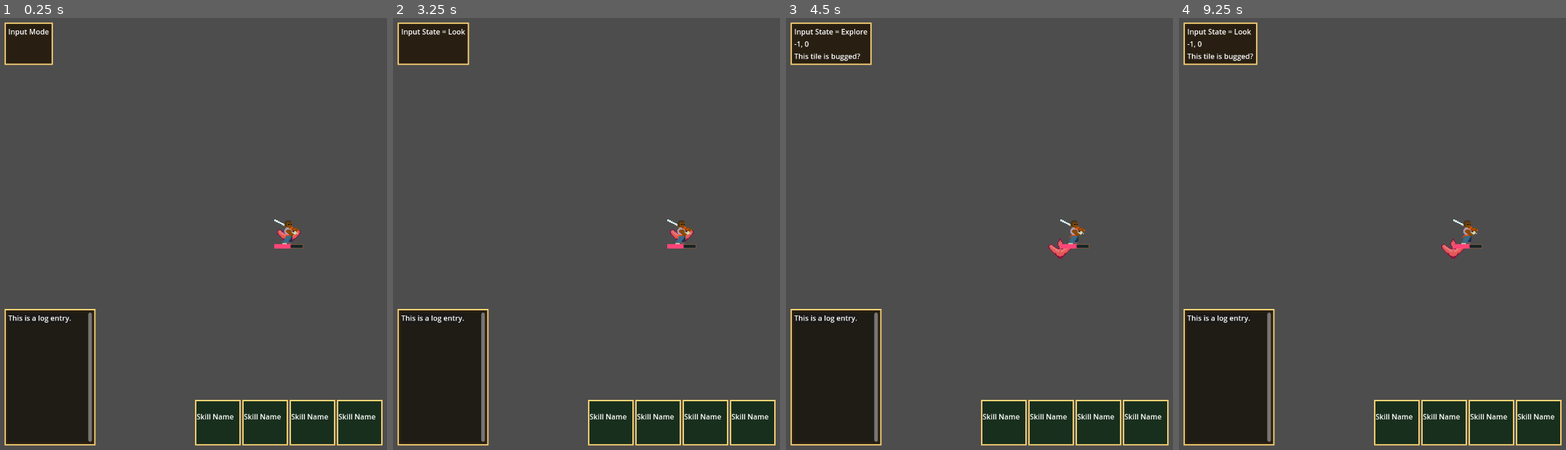
Above: before the commit, frames 1-4 (left to right).
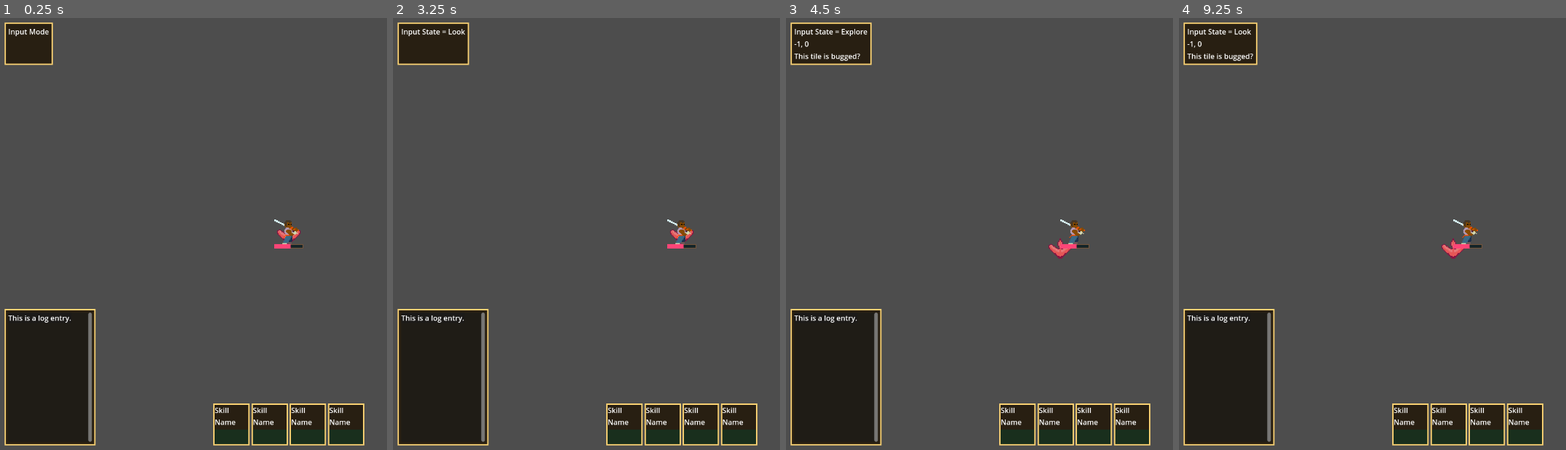
Above: after the commit, the same moments.

Repository: OttoElomaa/godot-4-roguelike-knights
Game: Godot game, scene res://Scenes/world.tscn
The game is run twice, just before and just after one commit, with the same random seed, the same clock (stepped at 60 frames per second) and the same inputs. This scene is started directly instead of the project's main scene.
Inputs (mouse positions are in pixels of both pictures, inside the frame that each line leads up to):
- Up to frame 1 (0.25 s): no input
- Up to frame 2 (3.25 s): tap Enter at 0.5, 2 s; hold Right (ui_right) 0.53-1.28 s; tap 1 (1) at 0.6 s; tap 2 (2) at 0.8, 1.35 s; tap Space at 1.25, 2.75 s; move the mouse to (567, 255) at 1.27 s; hold Down (ui_down) 1.28-2.03 s; tap 3 (3) at 1.55, 2.1 s; move the mouse to (741, 138) at 2.02 s; hold Right (ui_right) 2.03-2.78 s; tap 4 (4) at 2.3, 2.85 s; move the mouse to (652, 320) at 2.77 s; hold Up (ui_up) from 2.78 s (still down); tap L (L) at 3.05 s
- Up to frame 3 (4.5 s): tap Enter at 3.5 s; move the mouse to (outside the picture) at 3.52 s; release Up (ui_up) at 3.53 s; hold Left (ui_left) from 3.53 s (still down); tap L (L) at 3.6 s; tap O (O) at 3.8, 4.35 s; tap Space at 4.25 s; move the mouse to (902, 169) at 4.27 s
- Up to frame 4 (9.25 s): tap P (P) at 4.55, 5.1 s; move the mouse to (1496, 234) at 5.02 s; release Left (ui_left) at 5.03 s; hold Down (ui_down) 5.03-5.78 s; tap U (u) at 5.3, 5.85 s; move the mouse to (1380, 126) at 5.77 s; hold Right (ui_right) 5.78-6.53 s; tap 1 (1) at 6.05, 6.6 s; move the mouse to (outside the picture) at 6.52 s; hold Up (ui_up) 6.53-7.28 s; tap 2 (2) at 6.8, 7.35 s; move the mouse to (1353, 255) at 7.27 s; hold Right (ui_right) 7.28-8.03 s; tap 3 (3) at 7.55, 8.1 s; move the mouse to (1527, 138) at 8.02 s; hold Down (ui_down) 8.03-8.78 s; tap 4 (4) at 8.3, 8.85 s; move the mouse to (1438, 320) at 8.77 s; hold Left (ui_left) from 8.78 s (still down); tap L (L) at 9.05 s

The runs differ from the first frame. In frame 1, 2.5% of the frame differs, in the area x 50-99%, y 88-99%; in frame 2, 2.5%; in frame 3, 2.5%; in frame 4, 2.5%.
Error in both runs: Invalid access to property or key 'movementComponent' on a base object of type 'Nil'. (res://Scripts/PlayerAndCreatures/movementInputComponent.gd:69)

Commit message:
Minor: Pretty skill boxes on UI

Diff:
--- a/Scenes/UI/skill_bar_box.tscn
+++ b/Scenes/UI/skill_bar_box.tscn
@@ -1,25 +1,38 @@
-[gd_scene load_steps=4 format=3 uid="uid://dkaqqpg8dxhsq"]
+[gd_scene load_steps=5 format=3 uid="uid://dkaqqpg8dxhsq"]
 
 [ext_resource type="StyleBox" uid="uid://jqa8dgagawo1" path="res://Resources/SkillBarBoxStyle.tres" id="1_uiii7"]
 [ext_resource type="Script" path="res://Scripts/MiscUI/skill_bar_box.gd" id="2_mnnst"]
 
 [sub_resource type="LabelSettings" id="LabelSettings_mo8mu"]
 
+[sub_resource type="StyleBoxEmpty" id="StyleBoxEmpty_rf56p"]
+
 [node name="SkillBarBox" type="PanelContainer"]
-custom_minimum_size = Vector2(100, 100)
+custom_minimum_size = Vector2(80, 80)
 theme_override_styles/panel = ExtResource("1_uiii7")
 script = ExtResource("2_mnnst")
 
-[node name="TextureRect" type="TextureRect" parent="."]
+[node name="VBoxContainer" type="VBoxContainer" parent="."]
 layout_mode = 2
 
-[node name="Overlay" type="ColorRect" parent="."]
-layout_mode = 2
-color = Color(0.00784314, 0.282353, 0.184314, 0.392157)
-
-[node name="NameLabel" type="Label" parent="."]
+[node name="NameLabel" type="Label" parent="VBoxContainer"]
 custom_minimum_size = Vector2(50, 50)
 layout_mode = 2
 text = "Skill Name"
 label_settings = SubResource("LabelSettings_mo8mu")
 autowrap_mode = 2
+
+[node name="PanelC" type="PanelContainer" parent="VBoxContainer"]
+custom_minimum_size = Vector2(32, 32)
+layout_mode = 2
+theme_override_styles/panel = SubResource("StyleBoxEmpty_rf56p")
+
+[node name="TextureRect" type="TextureRect" parent="VBoxContainer/PanelC"]
+custom_minimum_size = Vector2(32, 32)
+layout_mode = 2
+size_flags_horizontal = 4
+size_flags_vertical = 4
+
+[node name="Overlay" type="ColorRect" parent="VBoxContainer/PanelC"]
+layout_mode = 2
+color = Color(0.00784314, 0.282353, 0.184314, 0.392157)
--- a/Scripts/MiscUI/skill_bar_box.gd
+++ b/Scripts/MiscUI/skill_bar_box.gd
@@ -2,6 +2,10 @@
 
 
 var skill:Node = null
+@onready var textureR := $VBoxContainer/PanelC/TextureRect
+@onready var label := $VBoxContainer/NameLabel
+@onready var overlay := $VBoxContainer/PanelC/Overlay
+
 
 func setup(skill:Node):
 
@@ -9,16 +13,16 @@
 
 	var texture:Texture = skill.skillIcon
 
-	$TextureRect.texture = texture
-	$NameLabel.text = skill.skillName
+	textureR.texture = texture
+	label.text = skill.skillName
 
 
 
 func updateVisuals():
 
 	if skill.isOnCooldown():
-		$Overlay.show()
-		$NameLabel.text = "%s (%d)" % [skill.skillName, skill.getCooldown()]
+		overlay.show()
+		label.text = "%s (%d)" % [skill.skillName, skill.getCooldown()]
 	else:
-		$Overlay.hide()
-		$NameLabel.text = skill.skillName
+		overlay.hide()
+		label.text = skill.skillName
